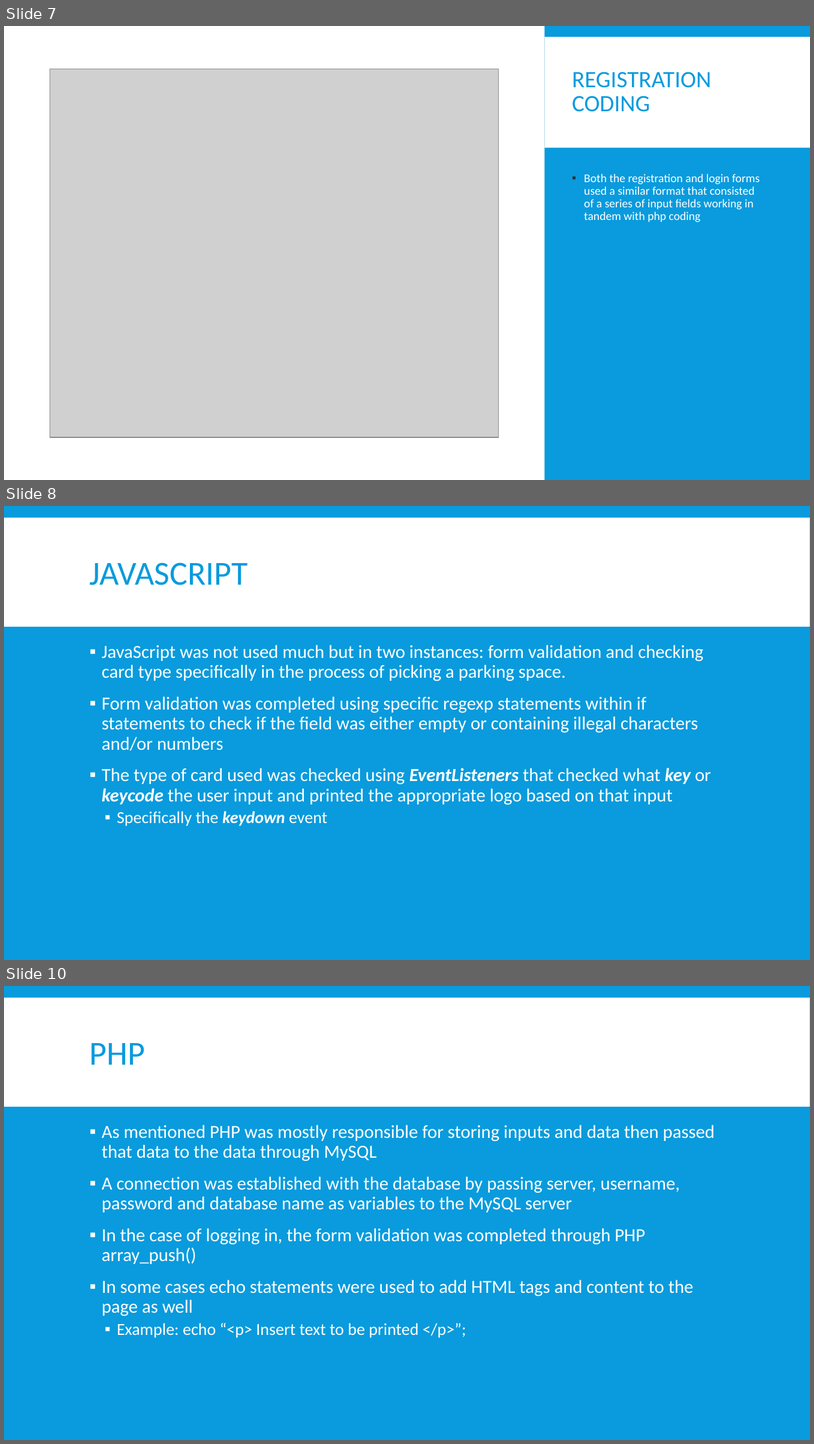
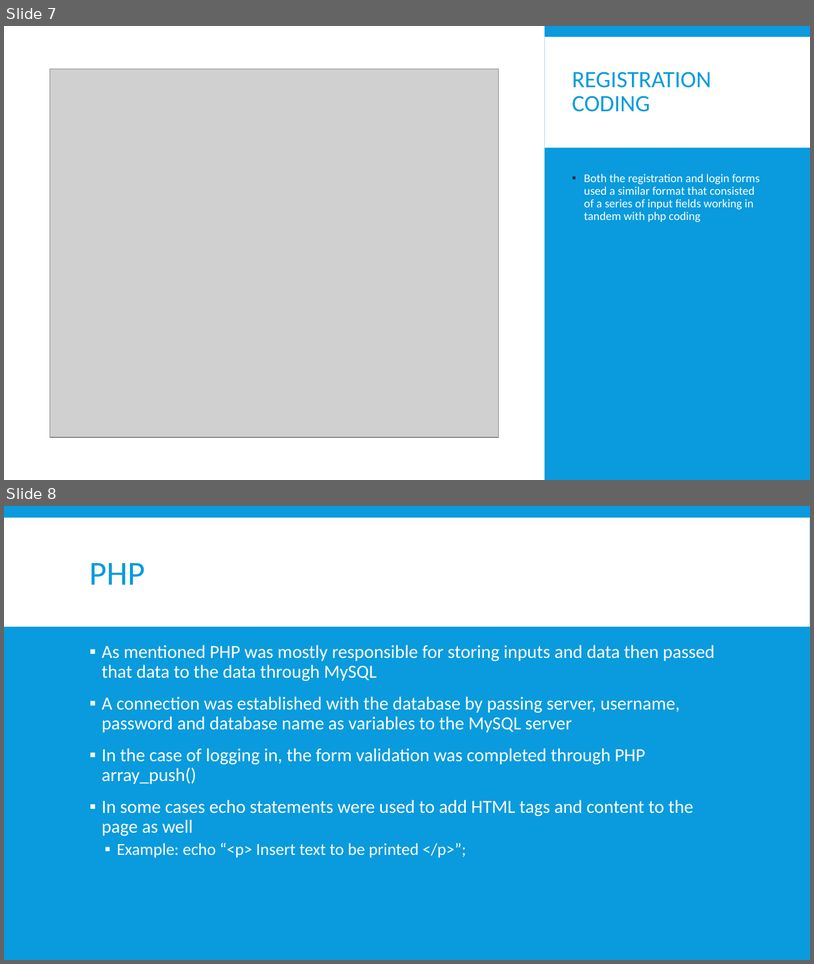
Before and after one commit to WebProgrammingTeam3/Project-4, a slide deck: Project04.pptx. Shown one above the other, each under a label of ours: slides 7, 8 and 10 before the commit, slides 7 and 8 after it; the slides between them are not shown. The pictures are 814x1444 and 814x964 pixels, drawn with LibreOffice and Linux fonts; fonts in the diff are those of the drawing; grey boxes stand for pictures. Boxes give left, top, right and bottom in pixels: in the first picture for what was removed or moved away, otherwise in the second. Text is boxed around its words. In the diff, an @@ line names an element or a change of style, - is before the commit and + after.

```diff
--- a/Project04.pptx
+++ b/Project04.pptx
@@ slide 8 removed at <box>4,506,810,960</box>, background #099BDD; not listed: 1 template element that a slide beside it also shows @@
@@ title removed at <box>90,562,248,585</box> @@
-JAVASCRIPT
@@ text removed at <box>102,645,711,826</box> @@
-▪ JavaScript was not used much but in two instances: form validation and checking card type specifically in the process of picking a parking space.
-▪ Form validation was completed using specific regexp statements within if statements to check if the field was either empty or containing illegal characters and/or numbers
-▪ The type of card used was checked using EventListeners that checked what key or keycode the user input and printed the appropriate logo based on that input
-  ▪ Specifically the keydown event
@@ what was slide 10 is now slide 8 @@
```
Also in this commit, not shown: 6 slides changed, 2 slides added, 2 other slides removed.
